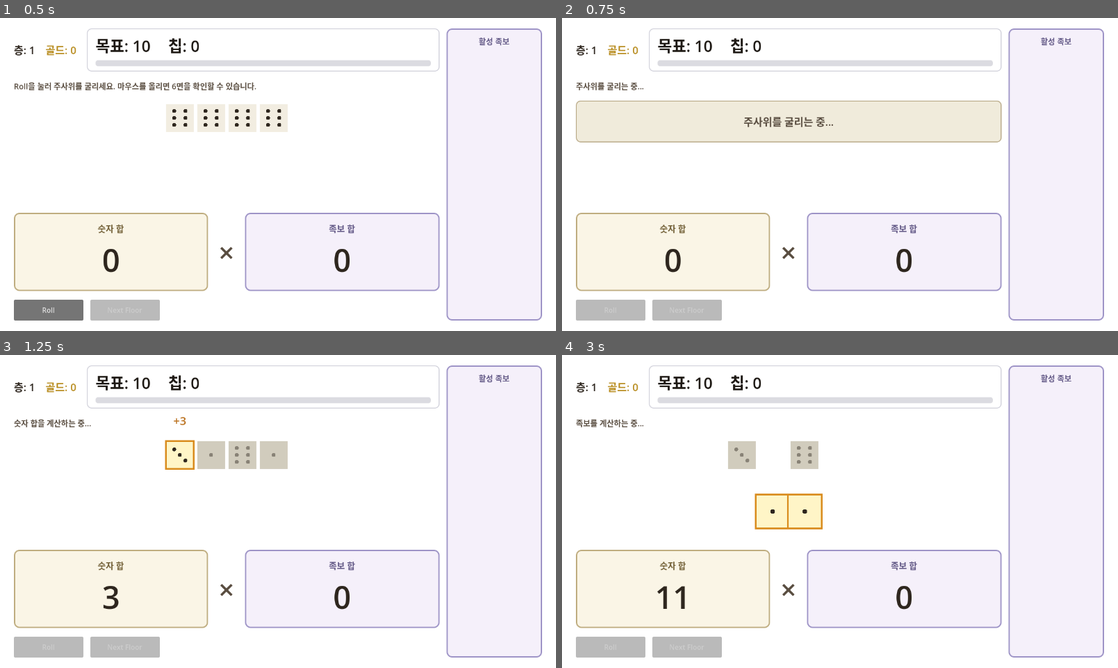
Above: before the commit, frames 1-4 (two rows, left to right).
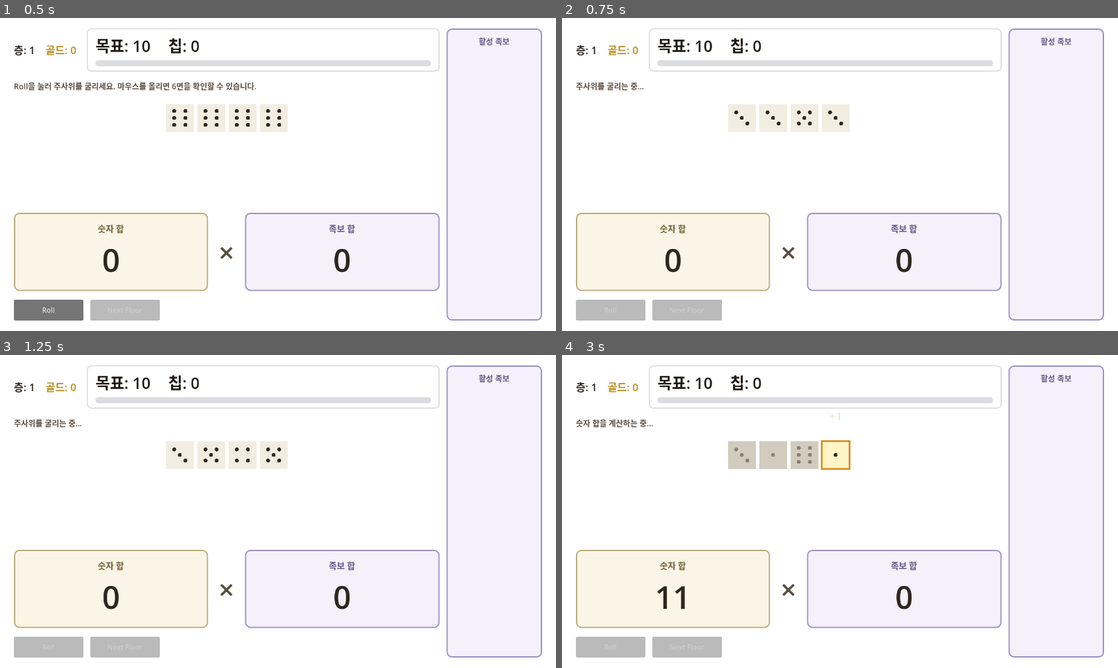
Above: after the commit, the same moments.

Repository: NyongNyongNyong/cat_dice_game
Game: Godot game, scene res://scenes/game/main.tscn
Same seed, same stepped clock (60 frames per second), same inputs: the game is played once before the commit and once after it.
Inputs (mouse positions are in pixels of both pictures, inside the frame that each line leads up to):
- Up to frame 1 (0.5 s): no input
- Up to frame 2 (0.75 s): click "Roll" at 0.5 s
- Up to frame 3 (1.25 s): no input
- Up to frame 4 (3 s): move the mouse to (739, 455) at 1.27 s; click (739, 455) at 1.42 s; move the mouse to (773, 455) at 2.02 s; click (773, 455) at 2.17 s; move the mouse to (806, 455) at 2.77 s; click (806, 455) at 2.92 s

Frame 1 is identical in both runs. In frame 2, 8.7% of the frame differs, in the area x 2-80%, y 26-40%; in frame 3, 2.1%; in frame 4, 2.6%.

Commit message:
feat: add dice roll face animation

Diff:
--- a/game/scripts/ui/roll_phase_presenter.gd
+++ b/game/scripts/ui/roll_phase_presenter.gd
@@ -1,27 +1,158 @@
 class_name RollPhasePresenter
 extends Node
 
-## 굴림 phase 연출. v0.1: 플레이스홀더. 추후 3D 주사위 던지기로 교체.
+## Roll phase presenter. v0.1 cycles visible faces; replace this node for richer dice motion later.
 
 const ROLL_DURATION := 0.6
+const REROLL_DURATION := 0.36
+const FACE_STEP_INTERVAL := 0.055
+const ROLL_SETTLE_SCALE := Vector2(1.08, 1.08)
+const ROLL_SETTLE_DURATION := 0.08
 
 signal presentation_finished()
 
 var _roll_slot: Control
 var _dice_row: Control
+var _dice_views: Array[Control] = []
+var _rng := RandomNumberGenerator.new()
 
 
 func setup(roll_slot: Control, dice_row: Control) -> void:
 	_roll_slot = roll_slot
 	_dice_row = dice_row
+	_rng.randomize()
+
+
+func set_dice_views(dice_views: Array[Control]) -> void:
+	_dice_views = dice_views
 
 
 func play(_values: Array[int]) -> void:
 	_roll_slot.visible = true
 	_dice_row.visible = false
 
-	# TODO: 3D 주사위 던지기 연출로 교체
 	await get_tree().create_timer(ROLL_DURATION).timeout
 
 	_roll_slot.visible = false
 	presentation_finished.emit()
+
+
+func play_roll(
+	final_faces: Array,
+	final_values: Array[int],
+	candidate_faces_by_die: Array,
+) -> void:
+	var dice_indices: Array[int] = []
+	for i in _dice_views.size():
+		dice_indices.append(i)
+	await _play_face_cycle(dice_indices, final_faces, final_values, candidate_faces_by_die, ROLL_DURATION)
+	presentation_finished.emit()
+
+
+func play_reroll(
+	dice_index: int,
+	final_faces: Array,
+	final_values: Array[int],
+	candidate_faces_by_die: Array,
+) -> void:
+	if dice_index < 0 or dice_index >= _dice_views.size():
+		return
+	var dice_indices: Array[int] = [dice_index]
+	await _play_face_cycle(
+		dice_indices,
+		final_faces,
+		final_values,
+		candidate_faces_by_die,
+		REROLL_DURATION
+	)
+	presentation_finished.emit()
+
+
+func _play_face_cycle(
+	dice_indices: Array[int],
+	final_faces: Array,
+	final_values: Array[int],
+	candidate_faces_by_die: Array,
+	duration: float,
+) -> void:
+	_roll_slot.visible = false
+	_dice_row.visible = true
+	if dice_indices.is_empty():
+		return
+
+	var elapsed := 0.0
+	while elapsed < duration:
+		for dice_index in dice_indices:
+			_apply_random_candidate_face(dice_index, final_values, candidate_faces_by_die)
+		await get_tree().create_timer(FACE_STEP_INTERVAL).timeout
+		elapsed += FACE_STEP_INTERVAL
+
+	_apply_final_faces(dice_indices, final_faces, final_values)
+	await _play_settle(dice_indices)
+
+
+func _apply_random_candidate_face(
+	dice_index: int,
+	final_values: Array[int],
+	candidate_faces_by_die: Array,
+) -> void:
+	if dice_index < 0 or dice_index >= _dice_views.size():
+		return
+	var candidates := _get_candidate_faces(dice_index, candidate_faces_by_die)
+	if candidates.is_empty():
+		_dice_views[dice_index].show_placeholder()
+		return
+
+	var face: Resource = candidates[_rng.randi_range(0, candidates.size() - 1)]
+	var resolved_value := _get_preview_value(face, final_values, dice_index)
+	_dice_views[dice_index].set_face(face, resolved_value)
+
+
+func _get_candidate_faces(dice_index: int, candidate_faces_by_die: Array) -> Array:
+	if dice_index < 0 or dice_index >= candidate_faces_by_die.size():
+		return []
+	var candidates = candidate_faces_by_die[dice_index]
+	if typeof(candidates) != TYPE_ARRAY:
+		return []
+	return candidates
+
+
+func _get_preview_value(face: Resource, final_values: Array[int], dice_index: int) -> int:
+	if face != null and face.has_method("is_number") and face.is_number():
+		return face.get_base_number_value()
+	if dice_index >= 0 and dice_index < final_values.size():
+		return final_values[dice_index]
+	return 1
+
+
+func _apply_final_faces(dice_indices: Array[int], final_faces: Array, final_values: Array[int]) -> void:
+	for dice_index in dice_indices:
+		if dice_index < 0 or dice_index >= _dice_views.size():
+			continue
+		if dice_index >= final_faces.size() or dice_index >= final_values.size():
+			continue
+		var face: Resource = final_faces[dice_index]
+		if face == null:
+			_dice_views[dice_index].show_placeholder()
+			continue
+		_dice_views[dice_index].set_face(face, final_values[dice_index])
+
+
+func _play_settle(dice_indices: Array[int]) -> void:
+	var tween := create_tween()
+	tween.set_parallel(true)
+	for dice_index in dice_indices:
+		if dice_index < 0 or dice_index >= _dice_views.size():
+			continue
+		var dice := _dice_views[dice_index]
+		dice.pivot_offset = dice.size * 0.5
+		tween.tween_property(dice, "scale", ROLL_SETTLE_SCALE, ROLL_SETTLE_DURATION)\
+			.set_trans(Tween.TRANS_CUBIC).set_ease(Tween.EASE_OUT)
+		tween.tween_property(dice, "scale", Vector2.ONE, ROLL_SETTLE_DURATION)\
+			.set_delay(ROLL_SETTLE_DURATION).set_trans(Tween.TRANS_CUBIC).set_ease(Tween.EASE_IN)
+	await tween.finished
+
+	for dice_index in dice_indices:
+		if dice_index >= 0 and dice_index < _dice_views.size():
+			_dice_views[dice_index].scale = Vector2.ONE
+			_dice_views[dice_index].pivot_offset = Vector2.ZERO
--- a/game/scripts/ui/run_scene.gd
+++ b/game/scripts/ui/run_scene.gd
@@ -64,6 +64,7 @@
 		_dice_row, _popup_overlay, _left_value, _right_value, _status_label, _active_hands_presenter
 	)
 	_score_presenter.set_dice_views(_dice_views)
+	_roll_presenter.set_dice_views(_dice_views)
 	_reroll_preview_presenter.setup(_dice_popup_layer)
 
 	_round.phase_changed.connect(_on_round_phase_changed)
@@ -105,6 +106,7 @@
 
 	_show_roster_previews()
 	_score_presenter.set_dice_views(_dice_views)
+	_roll_presenter.set_dice_views(_dice_views)
 
 
 func _show_roster_previews() -> void:
@@ -130,8 +132,7 @@
 func _on_dice_rolled(values: Array[int]) -> void:
 	_reroll_preview_presenter.set_active(false)
 	_reroll_preview_presenter.hide_preview()
-	await _roll_presenter.play(values)
-	_show_dice_faces(_round.dice_faces, values)
+	await _roll_presenter.play_roll(_round.dice_faces, values, _get_roll_face_candidates())
 	await _play_dice_face_effects(_round.dice_faces, values)
 	_round.complete_roll_presentation()
 
@@ -141,7 +142,12 @@
 	_reroll_preview_presenter.set_active(false)
 	_reroll_preview_presenter.hide_preview()
 	_clear_dice_selection()
-	_show_dice_faces(_round.dice_faces, values)
+	await _roll_presenter.play_reroll(
+		_round.last_rerolled_die_index,
+		_round.dice_faces,
+		values,
+		_get_roll_face_candidates()
+	)
 	await _play_dice_face_effects(_round.dice_faces, values)
 
 
@@ -173,6 +179,17 @@
 	for i in values.size():
 		if i < faces.size() and faces[i] != null and i < _dice_views.size():
 			_dice_views[i].set_face(faces[i], values[i])
+
+
+func _get_roll_face_candidates() -> Array:
+	var candidates_by_die: Array = []
+	for i in _dice_views.size():
+		var resource := _round.get_dice_resource(i)
+		if resource != null and resource.has_method("get_faces"):
+			candidates_by_die.append(resource.get_faces())
+		else:
+			candidates_by_die.append([])
+	return candidates_by_die
 
 
 func _play_dice_face_effects(faces: Array[Resource], values: Array[int]) -> void:
